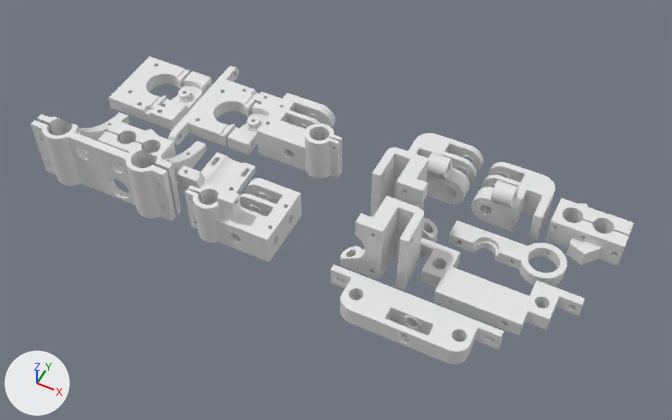
The Blender file sources/blender/smartrapcore_plates.blend as it was, and as the next commit left it.
Both versions are drawn from a camera (50 mm lens) standing at (48.0, -281.0, 420.0) and looking at (-118.0, 50.0, 7.0). Every picture has the same lights, and +X, +Y and +Z are marked at lower left.

Names of what the first picture shows: 'Output (32)', 'Output (32).001', 'Output (32).002', 'Output (32).009', 'Output (32).010', 'Output (32).011', 'Output (32).012', 'Output (32).014', 'Output (33).001', 'XYbearings left', 'XYbearings right', 'Yslide left', 'Yslide right'.
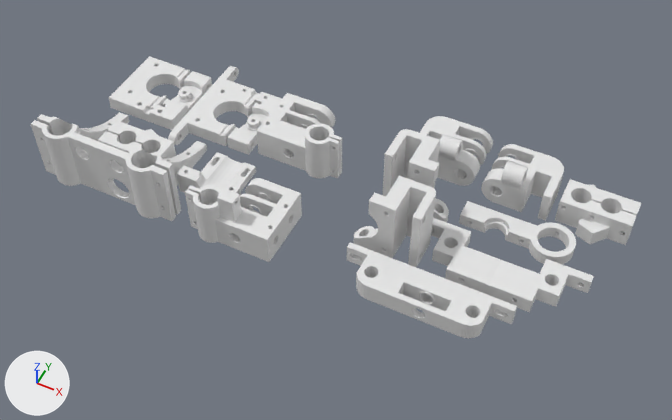
Boxes (x1, y1, x2, y2) around the edits, measured in the pictures (672 x 420 px):
'Output (32).010', moved: before (419, 238, 585, 335); after (431, 218, 594, 312)
'Output (32).009', deleted: before (331, 265, 504, 364)
'Output (42)', added: after (347, 242, 517, 338)
'Output (32).002', moved: before (341, 196, 424, 290); after (354, 176, 436, 268)
'XYbearings right', moved: before (471, 162, 555, 240); after (481, 144, 564, 221)
'Output (32).012', moved: before (448, 220, 567, 286); after (459, 201, 576, 264)
'Output (33).001', moved: before (546, 198, 634, 266); after (555, 179, 641, 245)
'XYbearings left', moved: before (408, 133, 483, 204); after (420, 116, 493, 186)
'Output (32).001', moved: before (370, 147, 438, 242); after (383, 129, 449, 222)

What the commit changed:
Mesh me_output__42 is new.
It has 952 vertices, 1494 faces and spans x -50.0..50.0, y -13.0..11.0, z -6.0..6.0.
Object 'XYbearings right' (ob_xybearings_right) moves from (-90.5, 176.4, 0.0) to (-90.5, 193.5, 0.0).
Object 'XYbearings left' (ob_xybearings_left) moves from (-91.7, 180.5, 0.0) to (-91.7, 197.7, 0.0).
Object 'Output (33).001' (ob_output__33__001) moves from (43.4, 89.0, 0.0) to (43.4, 106.1, 0.0).
Object 'Output (32).012' (ob_output__32__012) moves from (-54.0, 155.2, 8.0) to (-54.0, 172.3, 8.0).
Object 'Output (32).010' (ob_output__32__010) moves from (28.6, -20.0, 0.0) to (28.6, -2.9, 0.0).
Object 'Output (32).009' (ob_output__32__009) is deleted.
Object 'Output (32).002' (ob_output__32__002) moves from (-51.4, 113.5, 0.0) to (-51.4, 130.6, 0.0).
Object 'Output (32).001' (ob_output__32__001) moves from (-2.9, 150.6, 0.0) to (-2.9, 167.8, 0.0).
Object 'Output (42)' (ob_output__42) is new; it shows me_output__42.
Its location is (-47.5, 16.1, 6.0).
